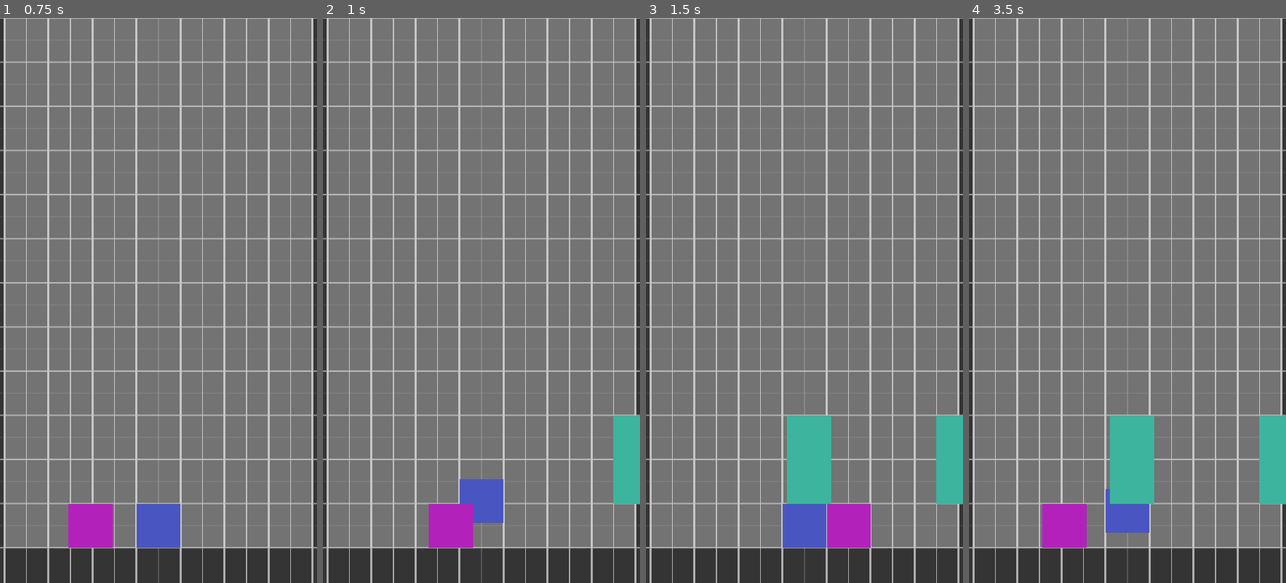
Above: before the commit, frames 1-4 (left to right).
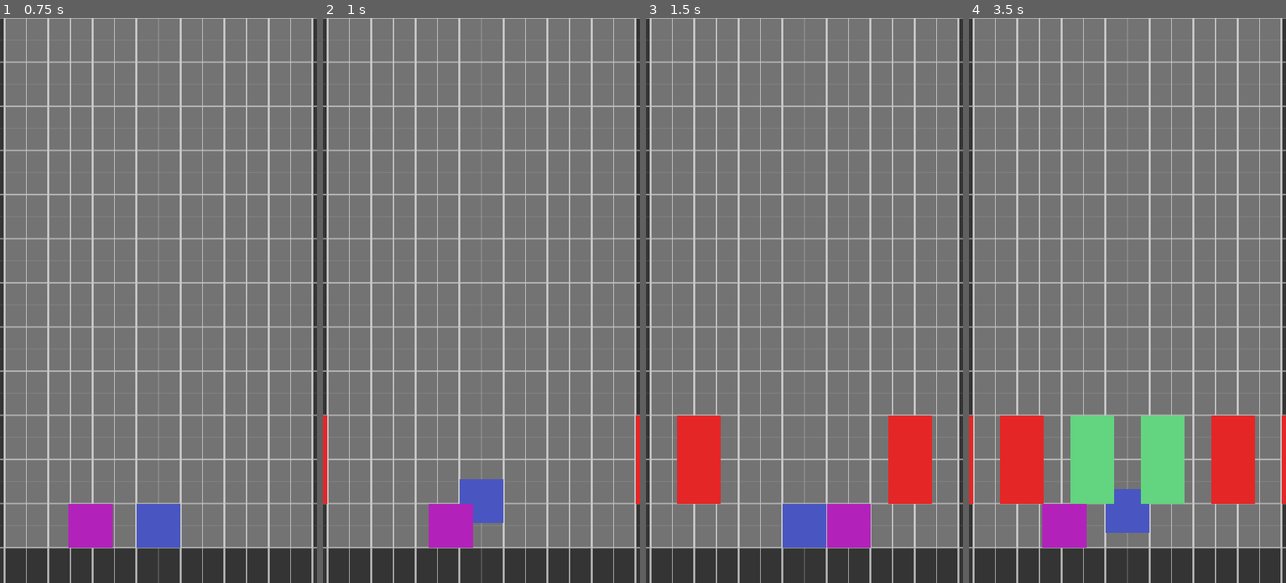
Above: after the commit, the same moments.

Repository: funexpected/jamper
Game: Godot game, scene res://level.tscn
Two runs of this game, one before a commit and one after it. Both use one fixed random seed, a clock stepped at 60 frames per second and the inputs below. This scene is started directly instead of the project's main scene.
Inputs (mouse positions are in pixels of both pictures, inside the frame that each line leads up to):
- Up to frame 1 (0.75 s): move the mouse to (228, 272) at 0.52 s; click (228, 272) at 0.67 s
- Up to frame 2 (1 s): no input
- Up to frame 3 (1.5 s): move the mouse to (741, 328) at 1.27 s; click (741, 328) at 1.42 s
- Up to frame 4 (3.5 s): move the mouse to (1159, 176) at 2.02 s; click (1159, 176) at 2.17 s; move the mouse to (1111, 413) at 2.77 s; click (1111, 413) at 2.92 s

Frame 1 is identical in both runs. In frame 2, 1.5% of the frame differs, in the area x 0-100%, y 70-86%; in frame 3, 7.8%; in frame 4, 11%.

Commit message:
spawner v1.1

Diff:
--- a/spawner.gd
+++ b/spawner.gd
@@ -3,10 +3,15 @@
 var SQUARE_TSCN = preload("res://square.tscn")
 
 export var queue_color:PoolColorArray setget set_queue_color
+export var MESH_SIZE = 7
+export var SEGMENT_SIZE = 150
+export var bps = 1
+
 
 var COMPLETED = "completed"
 
 signal spawn_tick
+
 
 var queue = 0
 
@@ -17,14 +22,11 @@
 
 
 var time = 0
-
 func _process(delta):
 	time += delta
-	if (time >= 1):
+	if time >= bps:
 		time = 0
-		start_next_bullet(1)
-	del_exit_bullets()
-
+		start_next_bullet(3.2)
 
 
 func set_queue_color(color_arr:PoolColorArray):
@@ -40,18 +42,16 @@
 	if queue_color:
 		a.color = queue_color[queue]
 		queue = queue + 1 if queue < queue_color.size() - 1 else 0
-	if position.x >= 1080:
-		a.position.x += 150
-		tw.ip(a, "position:x", a.position.x, -(1080 + 151), speed)
-	elif position.x <= 0:
-		a.position.x -= 150
-		tw.ip(a, "position:x", a.position.x, 1080 + 151, speed)
 
+	var tween_speed = (MESH_SIZE + 1) / speed
 
-
-
-func del_exit_bullets():
-	var bullets = get_children()
-	for i in bullets:
-		if i.position.x >= 1080 + 151 || i.position.x <= -(1080 + 151):
-			i.queue_free()
+	if position.x > 0:
+		a.position.x += SEGMENT_SIZE * 0.5
+		yield(tw.ip(a, "position:x", a.position.x, a.position.x - (MESH_SIZE + 1) * SEGMENT_SIZE, tween_speed),
+			"tween_completed")
+		a.queue_free()
+	elif position.x < 0:
+		a.position.x -= SEGMENT_SIZE * 0.5
+		yield(tw.ip(a, "position:x", a.position.x, a.position.x + (MESH_SIZE + 1) * SEGMENT_SIZE, tween_speed),
+			"tween_completed")
+		a.queue_free()
--- a/spawner.tscn
+++ b/spawner.tscn
@@ -5,3 +5,4 @@
 [node name="spawner" type="Node2D"]
 position = Vector2( 1080, 1000 )
 script = ExtResource( 1 )
+queue_color = PoolColorArray( 0.901961, 0.152941, 0.152941, 1, 0.392157, 0.835294, 0.501961, 1 )
